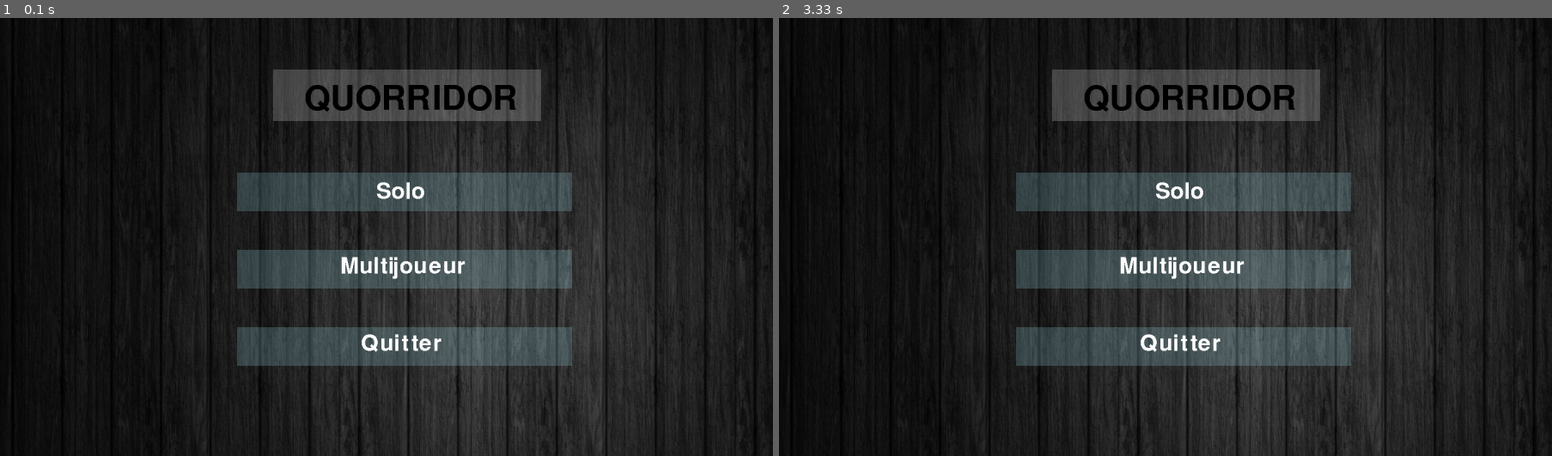
Above: before the commit, frames 1-2 (left to right).
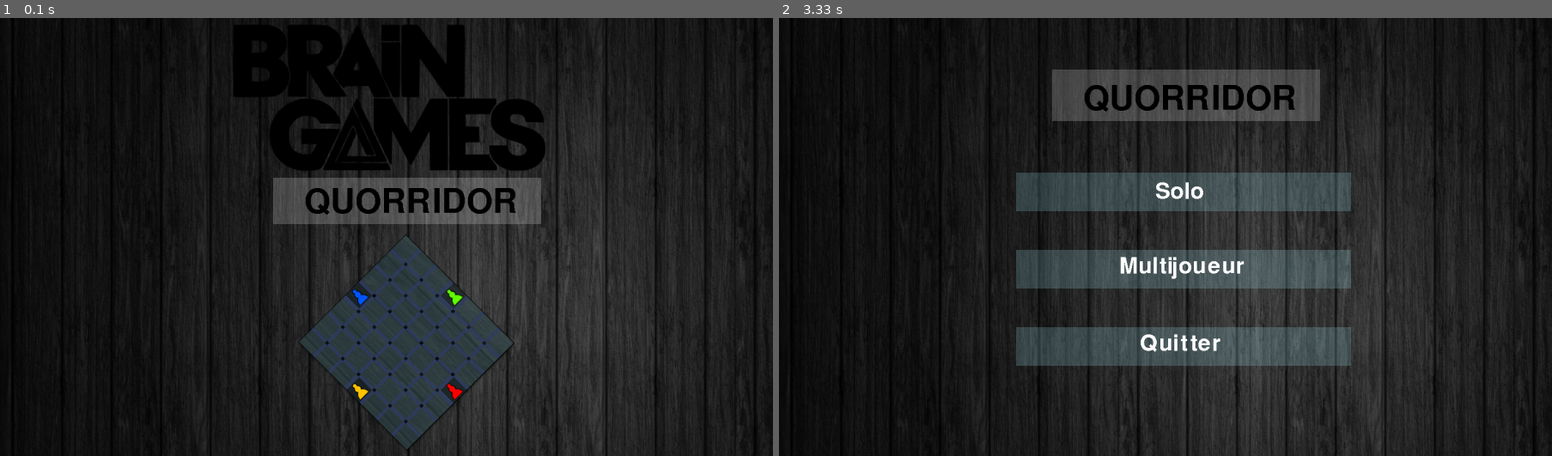
Above: after the commit, the same moments.

Repository: StaZyXx/ProjetFin1erAnnee
Game: pygame game, started from view_rework.py
Same seed, same stepped clock (60 frames per second), same inputs: the game is played once before the commit and once after it.
Inputs:
- Up to frame 1 (0.1 s): no input
- Up to frame 2 (3.33 s): no input

The runs differ from the first frame. In frame 1, 18% of the frame differs, in the area x 30-74%, y 1-99%; in frame 2, nothing differs.

Commit message:
add loading page

Diff:
--- a/view_rework.py
+++ b/view_rework.py
@@ -40,7 +40,32 @@
 
         self.__game = None
 
+        self.gestion_loading_page()
+
+    def gestion_loading_page(self):
+        self.loading_page()
+        time.sleep(3)
         self.boucle_home_page()
+
+
+    def loading_page(self):
+        self.__screen.blit(self.__background, (0, 0))
+        self.__blue_image0 = pygame.Surface((1500, 850), pygame.SRCALPHA)
+
+        self.__logo = pygame.image.load("./assets/Brain_Games.png").convert_alpha()
+
+        pygame.draw.rect(self.__blue_image0, self.__WHITE, (530, 310, 520, 90))
+        self.__quorridor = self.__96_font.render('QUORRIDOR', False, (self.__BLACK))
+
+        self.__plateau_de_jeu = pygame.image.load("./assets/plateau_de_jeu.png").convert_alpha()
+
+        self.__screen.blit(self.__blue_image0, (0, 0))
+        self.__screen.blit(self.__logo, (450, 10))
+        self.__screen.blit(self.__quorridor, (590, 325))
+        self.__screen.blit(self.__plateau_de_jeu, (575, 420))
+
+        pygame.display.flip()  # Mettre a jour l'affichage
+
 
     def boucle_home_page(self):
         self.home_page()
@@ -683,21 +708,15 @@
                 cases_items.update({rect: (j, i)})
 
         pygame.draw.rect(self.__blue_image4, self.__DARK_BLUE, (800, 100, 600, 100))
-        self.__current_player = self.__game.get_current_player()
-        if self.__current_player == self.__game.get_player(1):
-            self.__player_play = 1
-            color = self.__RED
-        elif self.__current_player == self.__game.get_player(2):
-            self.__player_play = 2
-            color = self.__BLUE
-        elif self.__current_player == self.__game.get_player(3):
-            self.__player_play = 3
-            color = self.__YELLOW
-        elif self.__current_player == self.__game.get_player(4):
-            self.__player_play = 4
-            color = self.__GREEN
+        self.__current_player = self.__game.get_current_player().get_id()
+        colors = {
+            1: self.__RED,
+            2: self.__BLUE,
+            3: self.__YELLOW,
+            4: self.__GREEN
+        }
         self.__turn_player = self.__48_font.render(
-            f"Au tour du joueur " + str(self.__player_play), False, (color))
+            f"Au tour du joueur " + str(self.__current_player), False, (colors[self.__current_player]))
 
         for event in pygame.event.get():
             if event.type == pygame.MOUSEBUTTONDOWN:
Binary file added: assets/Brain_Games.png
Binary file added: assets/plateau_de_jeu.png
